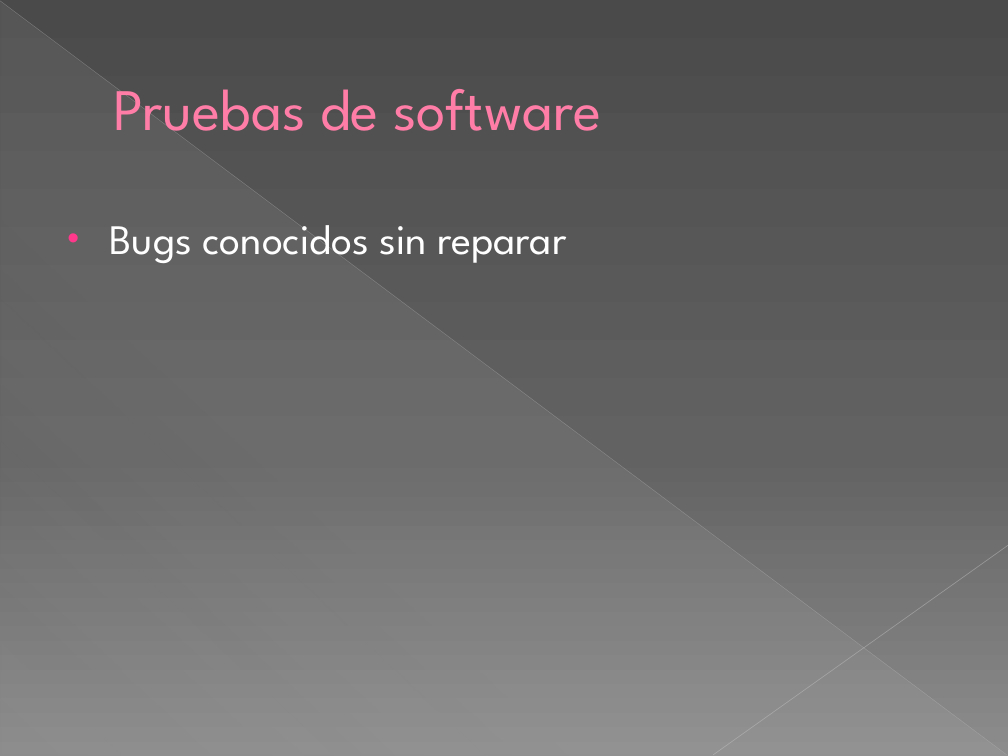
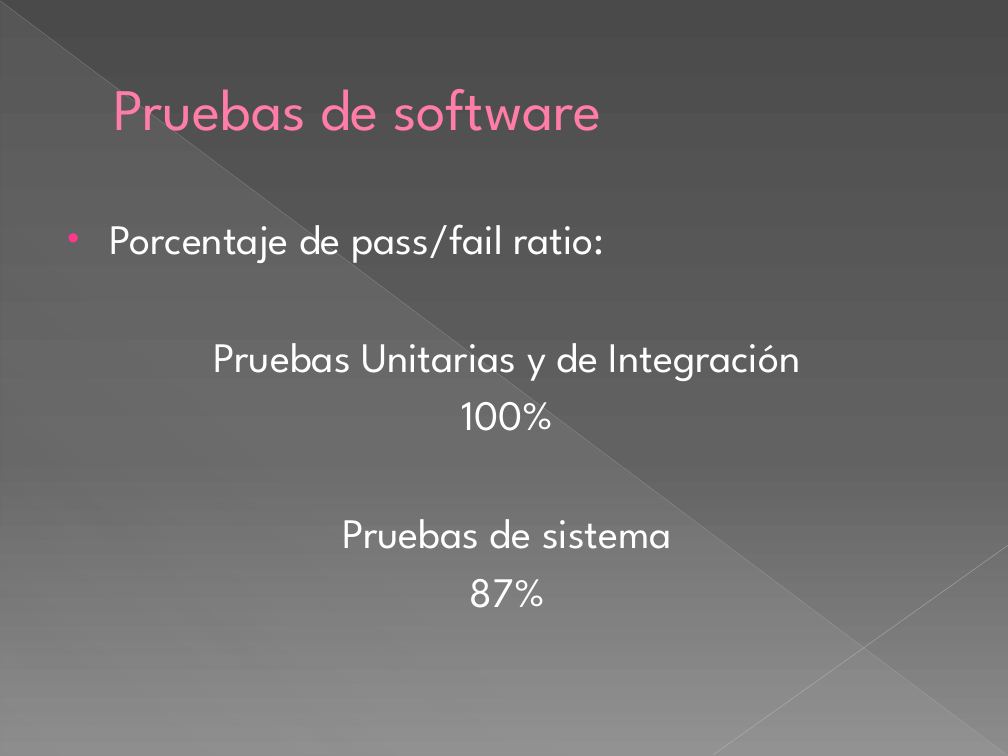
Before and after one commit to francovqz/IngSoft-2017-iSoft, a slide deck: slide 13 of doc/Presentacion.pptx (slide 10 before the commit). Drawn at 1008x756 pixels with LibreOffice and Linux fonts; fonts in the diff are those of the drawing. Boxes give left, top, right and bottom in pixels: in the first picture for what was removed or moved away, otherwise in the second. Text is boxed around its words. In the diff, an @@ line names an element or a change of style, - is before the commit and + after.

```diff
--- a/doc/Presentacion.pptx
+++ b/doc/Presentacion.pptx
@@ text at <box>110,224,801,608</box>: text changed @@
-• Bugs conocidos sin reparar
+• Porcentaje de pass/fail ratio:
+Pruebas Unitarias y de Integración
+100%
+Pruebas de sistema
+87%
```
Also in this commit, not shown: 6 other slides changed, 1 slide added, 1 other file.
